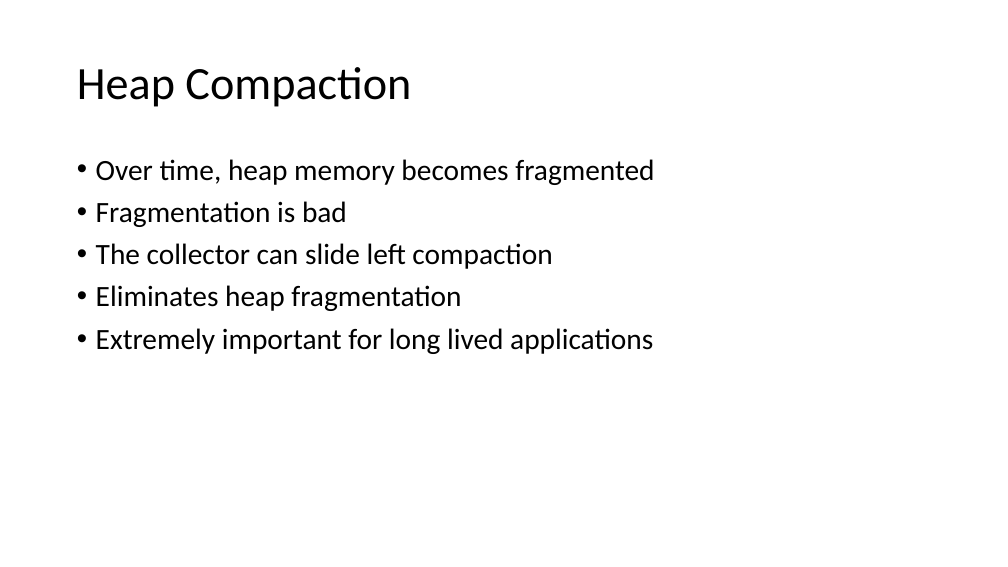
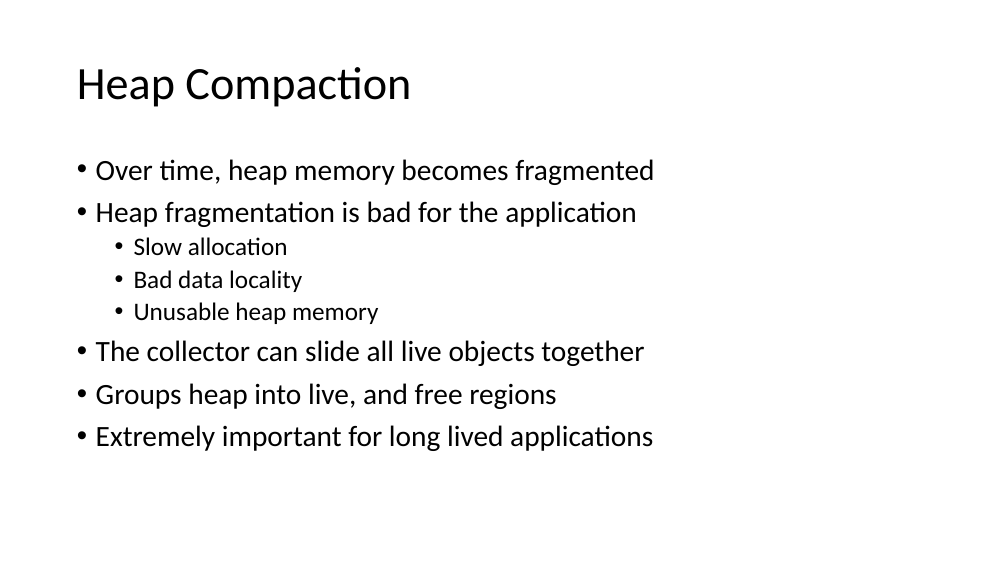
Before and after one commit to omr-turbo/gc-arrays-tutorial, a slide deck: slide 39 of slides.pptx. Drawn at 1008x567 pixels with LibreOffice and Linux fonts; fonts in the diff are those of the drawing. Boxes give left, top, right and bottom in pixels: in the first picture for what was removed or moved away, otherwise in the second. Text is boxed around its words. In the diff, an @@ line names an element or a change of style, - is before the commit and + after.

```diff
--- a/slides.pptx
+++ b/slides.pptx
@@ text at (x1=96, y1=201, x2=644, y2=409): text changed @@
-• Fragmentation is bad
-• The collector can slide left compaction
-• Eliminates heap fragmentation
+• Heap fragmentation is bad for the application
+  • Slow allocation
+  • Bad data locality
+  • Unusable heap memory
+• The collector can slide all live objects together
+• Groups heap into live, and free regions
```
Also in this commit, not shown: 1 other slide changed, 1 other file.
